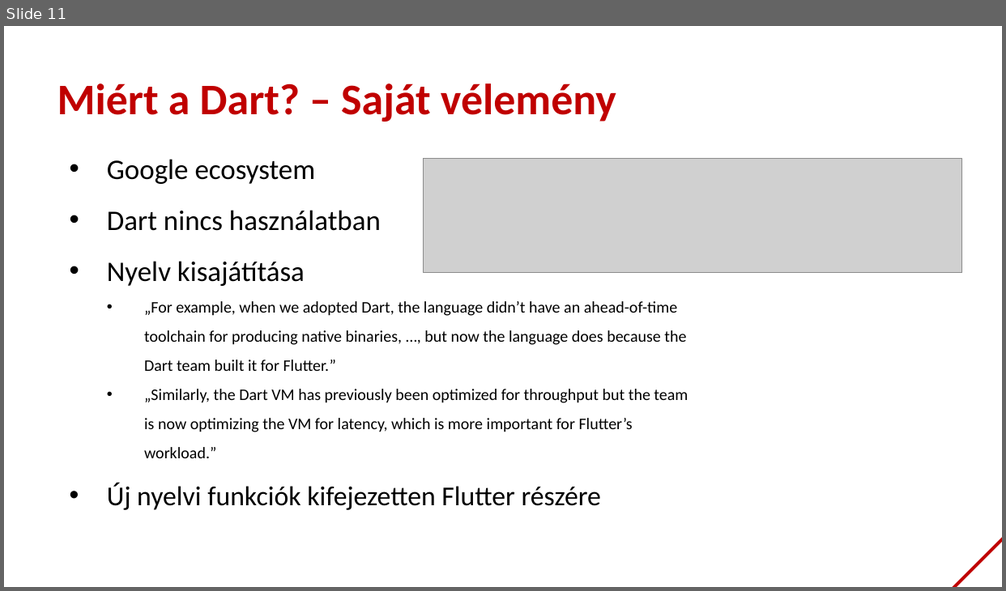
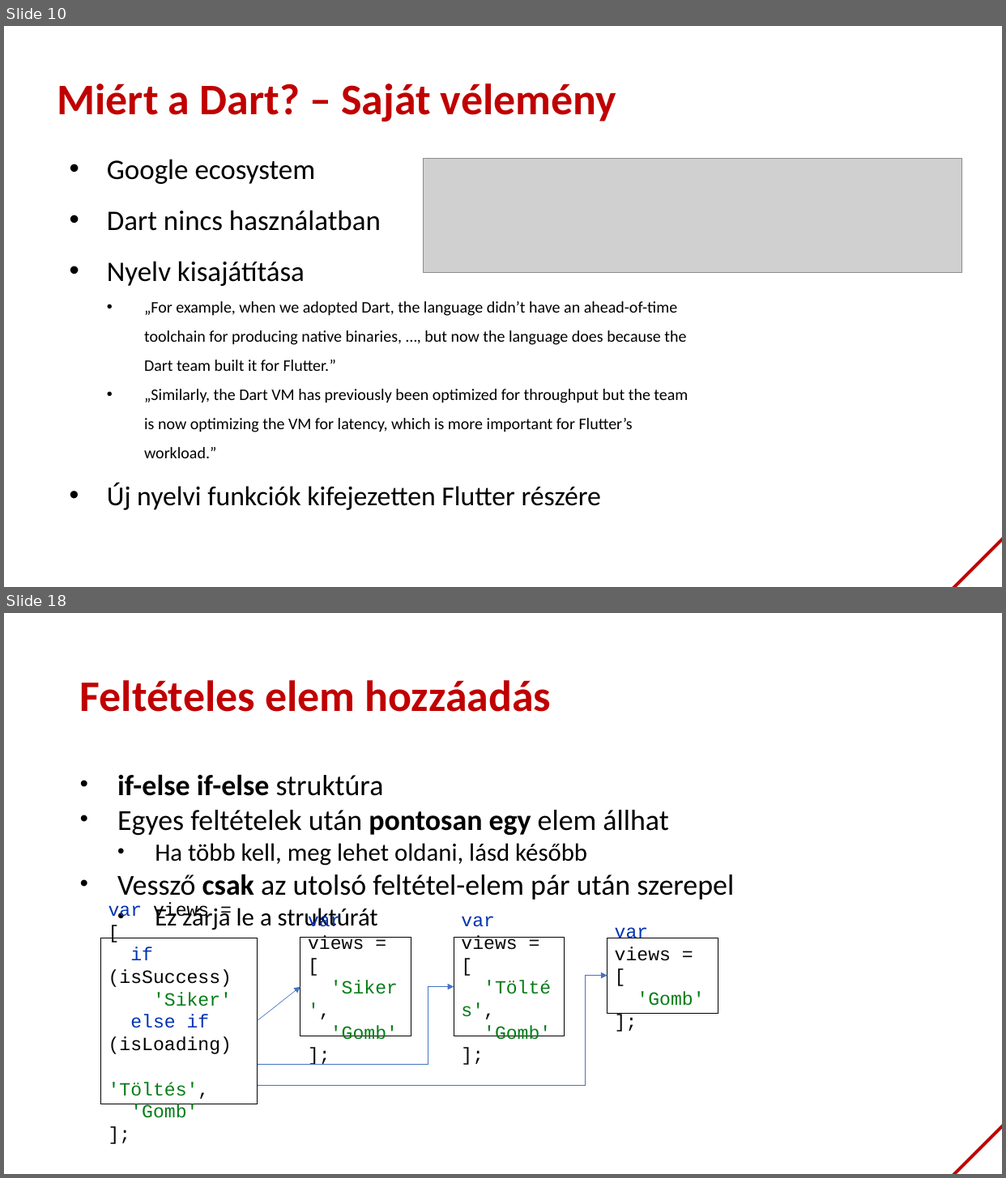
Before and after one commit to bmeaut/VIAUAV45, a slide deck: extras/lecture_01_2021.pptx. Shown one above the other, each under a label of ours: slide 11 before the commit, slides 10 and 18 after it; the slides between them are not shown. The pictures are 1006x591 and 1006x1178 pixels, drawn with LibreOffice and Linux fonts; fonts in the diff are those of the drawing; grey boxes stand for pictures; background and template pictures are left out. Boxes give left, top, right and bottom in pixels: in the first picture for what was removed or moved away, otherwise in the second. Text is boxed around its words. In the diff, an @@ line names an element or a change of style, - is before the commit and + after.

```diff
--- a/extras/lecture_01_2021.pptx
+++ b/extras/lecture_01_2021.pptx
@@ slide 18 added at (4, 613, 1002, 1174), background #FFFFFF; not listed: 1 template element that a slide beside it also shows @@
@@ title added at (80, 680, 552, 712), 42 pt, text #C00000, bold @@
+Feltételes elem hozzáadás
@@ text added at (117, 774, 734, 931), 28 pt, text #000000 @@
+• if-else if-else struktúra
+• Egyes feltételek után pontosan egy elem állhat
+  • Ha több kell, meg lehet oldani, lásd később
+• Vessző csak az utolsó feltétel-elem pár után szerepel
+  • Ez zárja le a struktúrát
@@ rectangle added at (100, 938, 257, 1104), fill #FFFFFF, outline #000000 0.75 pt, 18 pt, text #000000 @@
+var views = [
+if (isSuccess)
+'Siker'
+else if (isLoading)
+'Töltés',
+'Gomb'
+];
@@ rectangle added at (300, 938, 411, 1036), fill #FFFFFF, outline #000000 0.75 pt, 18 pt, text #067D17 @@
+var views = [
+'Siker',
+'Gomb'
+];
@@ rectangle added at (454, 938, 565, 1036), fill #FFFFFF, outline #000000 0.75 pt, 18 pt, text #067D17 @@
+var views = [
+'Töltés',
+'Gomb'
+];
@@ rectangle added at (607, 938, 718, 1013), fill #FFFFFF, outline #000000 0.75 pt, 18 pt, text #080808 @@
+var views = [
+'Gomb'
+];
@@ elbow arrow added from (257, 1085) to (607, 975), #4472C4 0.5 pt @@
@@ arrow added from (257, 1021) to (300, 987), #4472C4 0.5 pt @@
@@ elbow arrow added from (257, 1064) to (454, 987), #4472C4 0.5 pt @@
@@ what was slide 11 is now slide 10 @@
```
Also in this commit, not shown: 1 slide changed, 30 other slides added, 1 slide removed.
